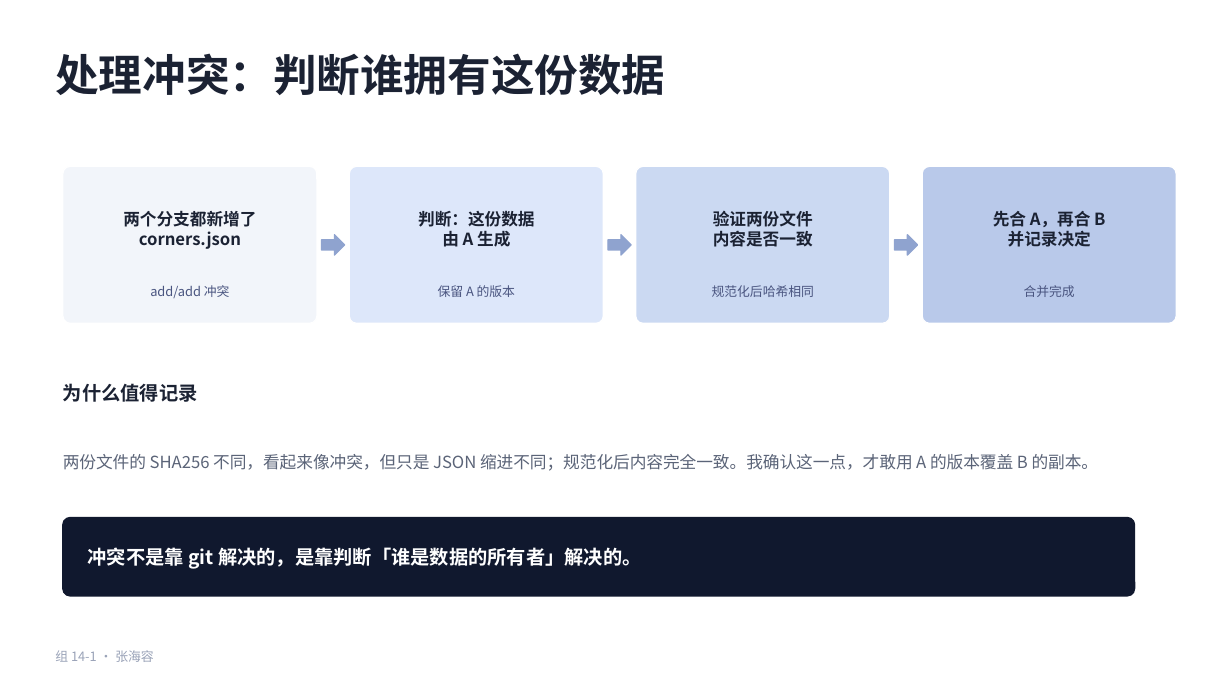
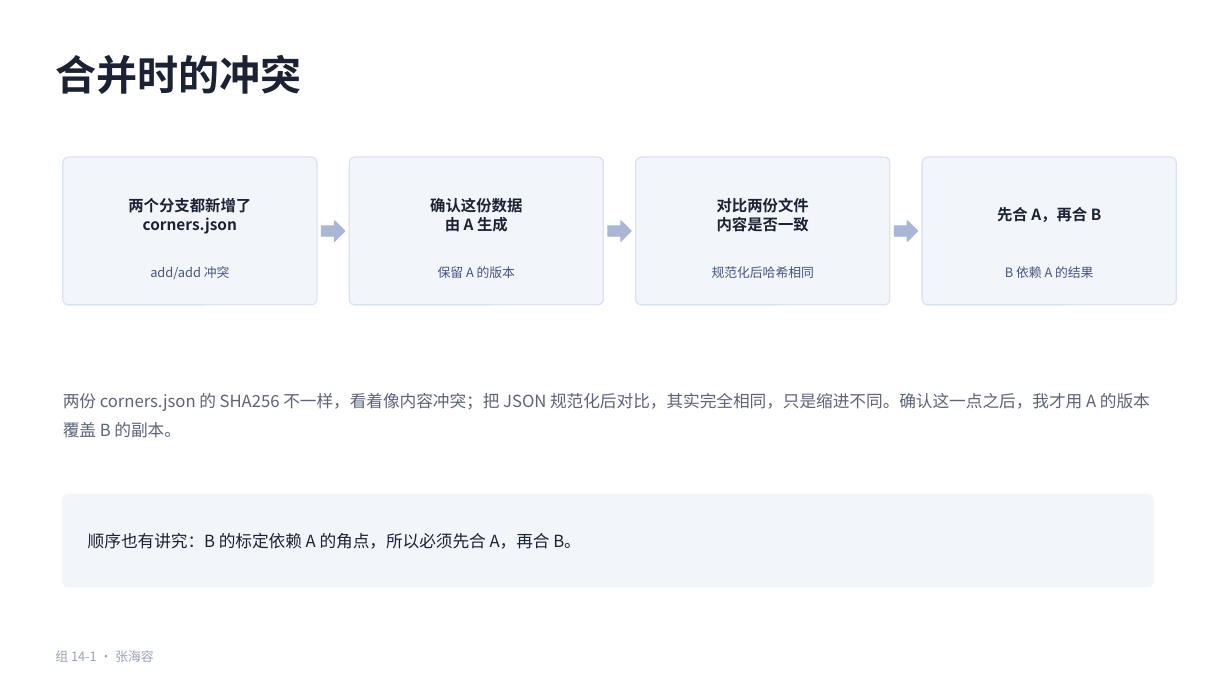
Before and after one commit to HRzhangStat/camera-calibration, a slide deck: slide 8 of 组14-1-组长贡献.pptx. Drawn at 1232x693 pixels with LibreOffice and Linux fonts; fonts in the diff are those of the drawing. Boxes give left, top, right and bottom in pixels: in the first picture for what was removed or moved away, otherwise in the second. Text is boxed around its words. In the diff, an @@ line names an element or a change of style, - is before the commit and + after.

```diff
--- a/组14-1-组长贡献.pptx
+++ b/组14-1-组长贡献.pptx
@@ text at box(55, 55, 301, 94): text changed; size 34 to 32 pt @@
-处理冲突：判断谁拥有这份数据
+合并时的冲突
@@ rounded rectangle: place and size @@
-rounded rectangle at box(63, 166, 317, 323)
+rounded rectangle at box(63, 157, 317, 305)
@@ rounded rectangle at box(63, 157, 317, 305): outline #FFFFFF 1 pt to #DCE3F0 1 pt; proportions changed @@
@@ rounded rectangle: place and size @@
-rounded rectangle at box(349, 166, 604, 323)
+rounded rectangle at box(349, 157, 604, 305)
@@ rounded rectangle at box(349, 157, 604, 305): fill #DDE7FA to #F2F5FA; outline #FFFFFF 1 pt to #DCE3F0 1 pt; proportions changed @@
@@ rounded rectangle: place and size @@
-rounded rectangle at box(636, 166, 890, 323)
+rounded rectangle at box(636, 157, 890, 305)
@@ rounded rectangle at box(636, 157, 890, 305): fill #CBD9F2 to #F2F5FA; outline #FFFFFF 1 pt to #DCE3F0 1 pt; proportions changed @@
@@ rounded rectangle: place and size @@
-rounded rectangle at box(922, 166, 1177, 323)
+rounded rectangle at box(922, 157, 1177, 305)
@@ rounded rectangle at box(922, 157, 1177, 305): fill #B9C9EA to #F2F5FA; outline #FFFFFF 1 pt to #DCE3F0 1 pt; proportions changed @@
@@ text "两个分支都新增了": place and size @@
-text "两个分支都新增了" at box(123, 210, 256, 249)
+text "两个分支都新增了" at box(128, 198, 251, 234)
@@ text "两个分支都新增了" at box(128, 198, 251, 234): size 13 to 12 pt @@
@@ text "确认这份数据": place and size @@
-text "确认这份数据" at box(418, 211, 535, 247)
+text "确认这份数据" at box(430, 198, 522, 232)
@@ text at box(430, 198, 522, 213): text changed; size 13 to 12 pt @@
-判断：这份数据
+确认这份数据
@@ text "对比两份文件": place and size @@
-text "对比两份文件" at box(713, 211, 813, 247)
+text "对比两份文件" at box(717, 198, 809, 232)
@@ text at box(717, 198, 809, 213): text changed; size 13 to 12 pt @@
-验证两份文件
+对比两份文件
@@ text "先合 A，再合 B" at box(997, 207, 1101, 222): size 13 to 12 pt @@
@@ text at box(445, 217, 508, 232): size 13 to 12 pt in "由 A 生成" @@
@@ text at box(717, 217, 809, 232): size 13 to 12 pt in "内容是否一致" @@
@@ 3 right arrows: place and size @@
-3 right arrows at box(322, 235, 918, 255)
+3 right arrows at box(322, 221, 918, 241)
@@ fill #8FA3CF to #A9B6D6; outline #8FA3CF 1 pt to #A9B6D6 1 pt in 3 elements at box(322, 221, 345, 241), box(608, 221, 631, 241), box(895, 221, 918, 241) @@
@@ text at box(1008, 230, 1091, 247): paragraph removed @@
-并记录决定
@@ text "add/add 冲突": place and size @@
-text "add/add 冲突" at box(150, 285, 230, 298)
+text "add/add 冲突" at box(150, 266, 230, 279)
@@ text "保留 A 的版本": place and size @@
-text "保留 A 的版本" at box(438, 285, 515, 297)
+text "保留 A 的版本" at box(438, 266, 515, 278)
@@ text "规范化后哈希相同": place and size @@
-text "规范化后哈希相同" at box(712, 285, 814, 297)
+text "规范化后哈希相同" at box(712, 266, 814, 278)
@@ text at box(1005, 266, 1093, 278): text changed @@
-合并完成
+B 依赖 A 的结果
@@ text removed at box(63, 383, 198, 402) @@
-为什么值得记录
@@ text at box(63, 393, 1150, 438): text changed @@
-两份文件的 SHA256 不同，看起来像冲突，但只是 JSON 缩进不同；规范化后内容完全一致。我确认这一点，才敢用 A 的版本覆盖 B 的副本。
+两份 corners.json 的 SHA256 不一样，看着像内容冲突；把 JSON 规范化后对比，其实完全相同，只是缩进不同。确认这一点之后，我才用 A 的版本覆盖 B 的副本。
@@ rounded rectangle: place and size @@
-rounded rectangle at box(63, 518, 1135, 596)
+rounded rectangle at box(63, 494, 1153, 587)
@@ rounded rectangle at box(63, 494, 1153, 587): fill #10182E to #F2F5FA; outline #10182E 1 pt to #F2F5FA 1 pt; proportions changed @@
@@ text added at box(88, 533, 581, 549), 13 pt, text #1B2233 @@
+顺序也有讲究：B 的标定依赖 A 的角点，所以必须先合 A，再合 B。
@@ text removed at box(88, 547, 641, 569) @@
-冲突不是靠 git 解决的，是靠判断「谁是数据的所有者」解决的。
```
Also in this commit, not shown: 5 other slides changed, 4 slides added, 4 slides removed.
